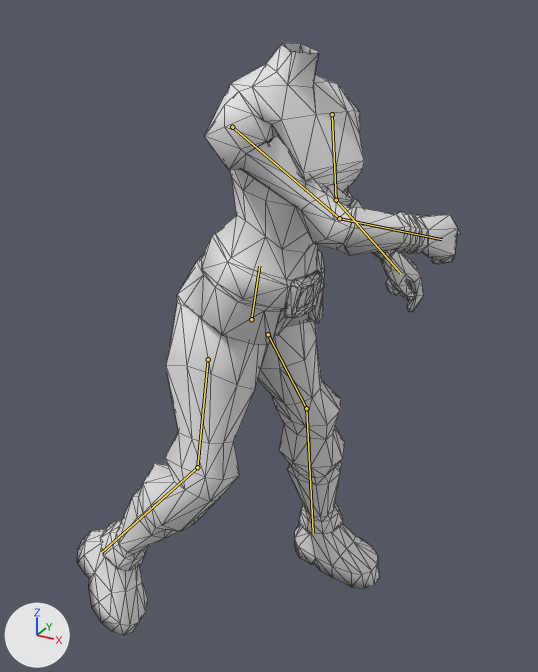
The glTF model public/models/human/human_female.glb: old version first, new version second.
Before and after are seen from a camera (50 mm lens) standing at (3.07, -4.95, 5.32) and looking at (0.18, 0.31, 2.69). Every picture has the same lights, and +X, +Y and +Z are marked at lower left. The older version comes first. Both versions are drawn at frame 847 of the action 'FemaleActions'; the numbers are the values there. The bones that change, and the others that lie on the model, are drawn over the model as lines. Mesh edges are drawn as thin lines.

Objects in the first picture: 'FEMALE_1'.
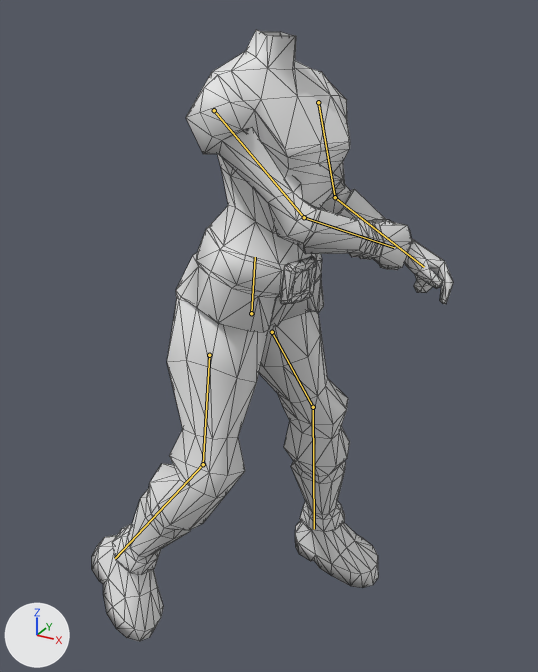
Location of each change, (x1, y1, x2, y2) in pixels of the pictures (538 x 672 px):
'FEMALE_1', posed
    before: (77, 43, 461, 635)
    after: (92, 30, 453, 642)
bone 'Body', root to tip
    before: (251, 319) to (259, 266)
    after: (251, 313) to (255, 257)
bone 'Arm.L', root to tip
    before: (332, 114) to (336, 200)
    after: (318, 102) to (335, 197)
bone 'Arml.L', root to tip
    before: (336, 200) to (400, 273)
    after: (335, 197) to (424, 267)
bone 'Arm.R', root to tip
    before: (232, 127) to (339, 218)
    after: (214, 110) to (304, 217)
bone 'Arml.R', root to tip
    before: (339, 218) to (442, 239)
    after: (304, 217) to (394, 247)
bone 'UpperLeg.L', root to tip
    before: (268, 334) to (306, 408)
    after: (272, 332) to (313, 407)
bone 'LowerLeg.L', root to tip
    before: (306, 408) to (313, 532)
    after: (313, 407) to (314, 529)
bone 'UpperLeg.R', root to tip
    before: (208, 359) to (197, 467)
    after: (209, 355) to (203, 464)

The change in detail:
Bone 'Body' (bone_body) moves from (0.0, -0.13, 0.03) to (0.0, -0.08, 0.04).
Bone 'Body' (bone_body) turns from (11, -8, -1) to (6, -11, -2) degrees about its own x, y and z.
Bone 'Arm.L' (bone_arm_l) turns from (-18, -37, 6) to (-16, -37, 8) degrees about its own x, y and z.
Bone 'Arml.L' (bone_arml_l) turns from (13, 43, 42) to (23, 29, 57) degrees about its own x, y and z.
Bone 'Arm.R' (bone_arm_r) turns from (-30, -9, 69) to (-25, 0, 50) degrees about its own x, y and z.
Bone 'Arml.R' (bone_arml_r) turns from (-39, -35, 52) to (-60, -32, 54) degrees about its own x, y and z.
Bone 'UpperLeg.L' (bone_upperleg_l) turns from (-15, -4, 30) to (-17, -3, 26) degrees about its own x, y and z.
Bone 'LowerLeg.L' (bone_lowerleg_l) turns from (8, 6, -15) to (8, 7, -19) degrees about its own x, y and z.
Bone 'UpperLeg.R' (bone_upperleg_r) turns from (14, -4, 20) to (12, -5, 18) degrees about its own x, y and z.
